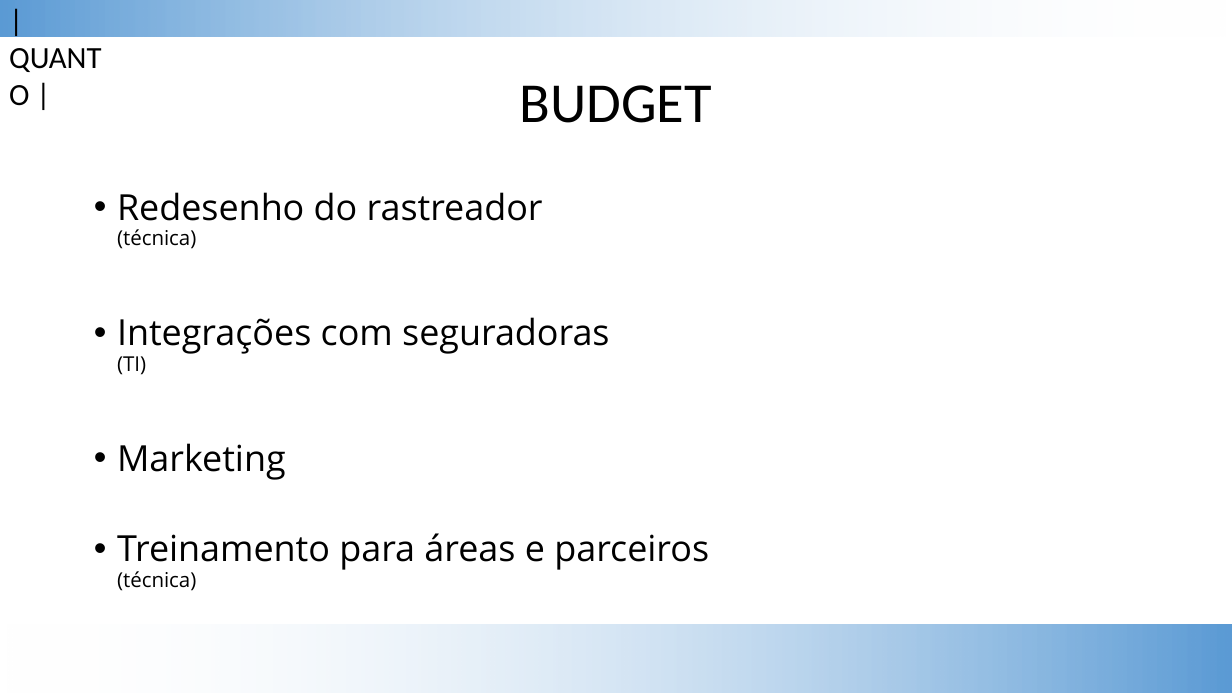
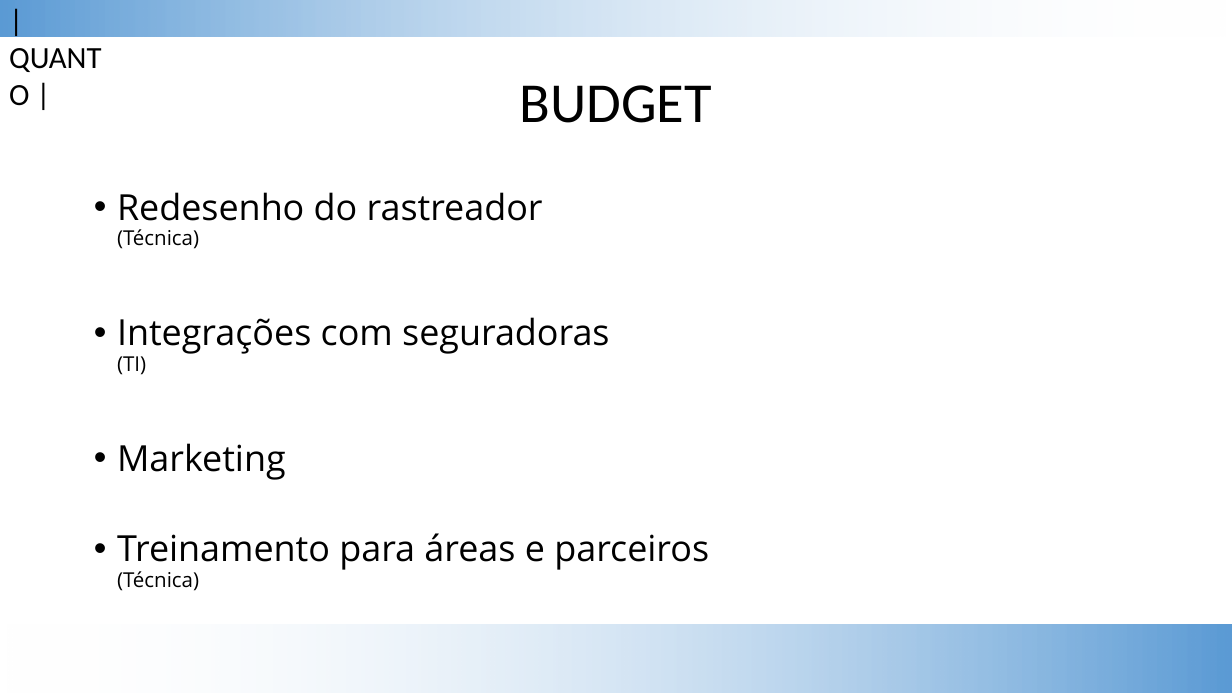
Before and after one commit to bazsant/pos-ins-cot, a slide deck: slide 11 of apresentacao/ituran-seguro-bike-final.pptx (slide 12 before the commit). Drawn at 1232x693 pixels with LibreOffice and Linux fonts; fonts in the diff are those of the drawing; background and template pictures are left out. Boxes give left, top, right and bottom in pixels: in the first picture for what was removed or moved away, otherwise in the second. Text is boxed around its words. In the diff, an @@ line names an element or a change of style, - is before the commit and + after.

```diff
--- a/apresentacao/ituran-seguro-bike-final.pptx
+++ b/apresentacao/ituran-seguro-bike-final.pptx
@@ text at (x1=117, y1=192, x2=543, y2=249): text changed @@
-• Redesenho do rastreador
-  (técnica)
+• Redesenho do rastreador
+  (Técnica)
@@ text at (x1=117, y1=533, x2=709, y2=591): text changed @@
-• Treinamento para áreas e parceiros
-  (técnica)
+• Treinamento para áreas e parceiros
+  (Técnica)
```
Also in this commit, not shown: 3 other slides changed, 1 slide removed.
